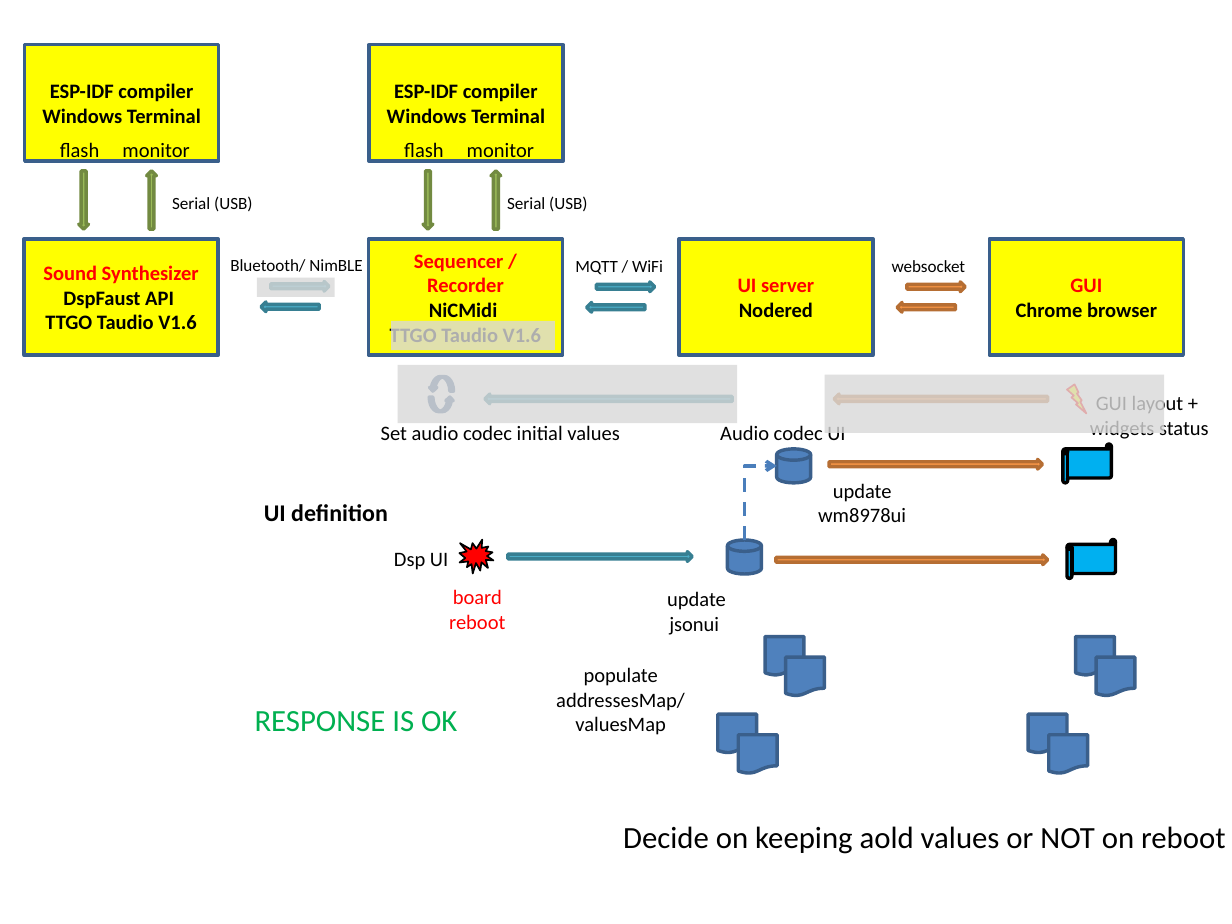
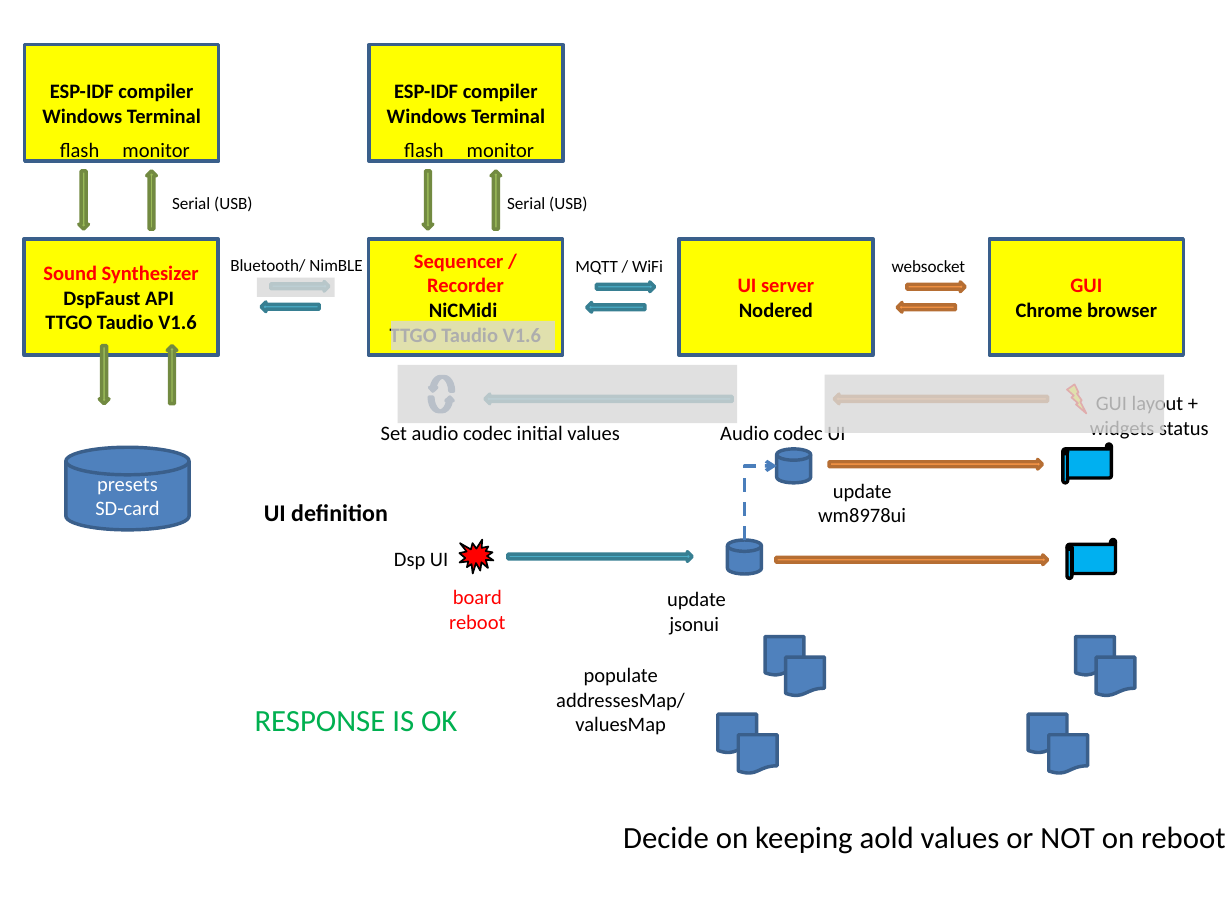
Before and after one commit to goofy2k/MIDI-sequencer, a slide deck: slide 11 of resources/architecture graphics.pptx. Drawn at 1232x924 pixels with LibreOffice and Linux fonts; fonts in the diff are those of the drawing. Boxes give left, top, right and bottom in pixels: in the first picture for what was removed or moved away, otherwise in the second. Text is boxed around its words. In the diff, an @@ line names an element or a change of style, - is before the commit and + after.

```diff
--- a/resources/architecture graphics.pptx
+++ b/resources/architecture graphics.pptx
@@ right arrow added at [99, 346, 109, 403], fill #9BBB59, outline #738A42 2 pt @@
@@ right arrow added at [167, 346, 177, 403], fill #9BBB59, outline #738A42 2 pt @@
@@ cylinder added at [67, 447, 190, 530], fill #4F81BD, outline #3A5F8C 2 pt, 12 pt, text #FFFFFF @@
+presets
+SD-card
```
Also in this commit, not shown: 6 other files.
